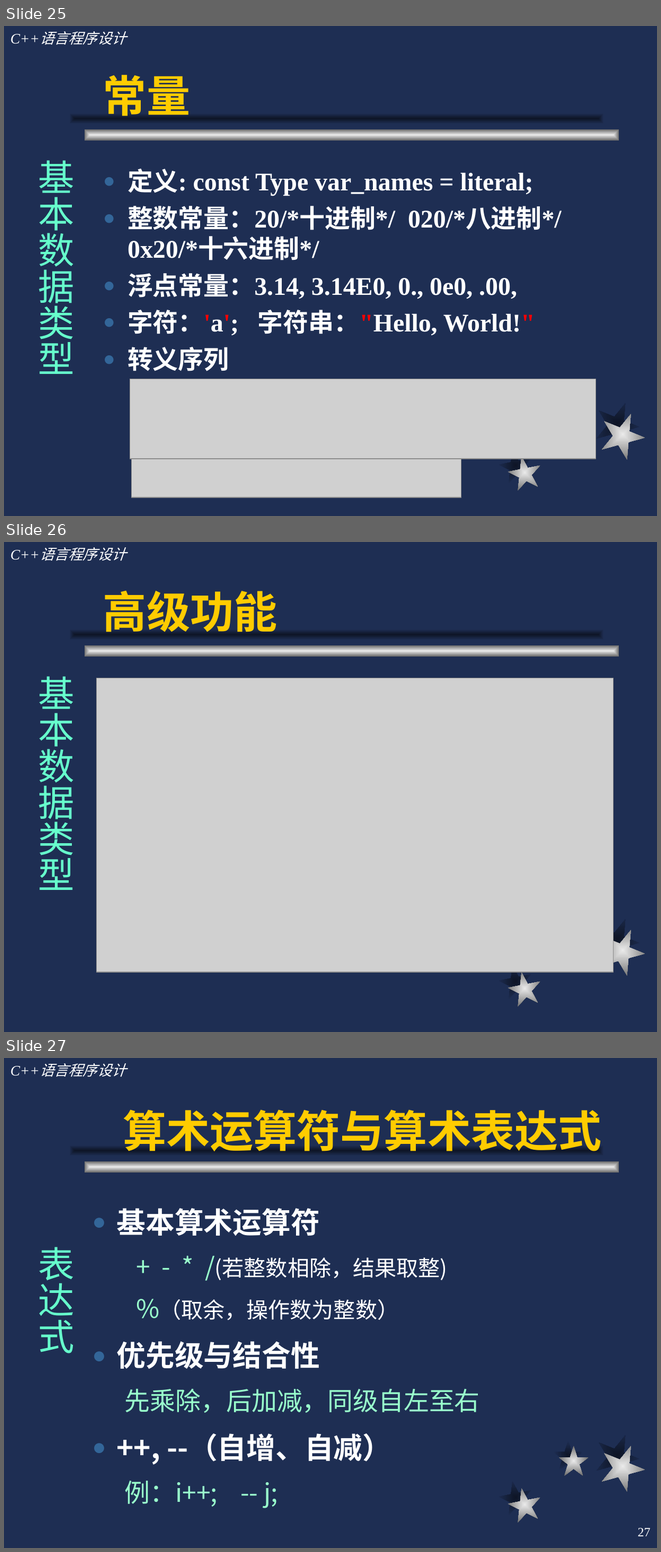
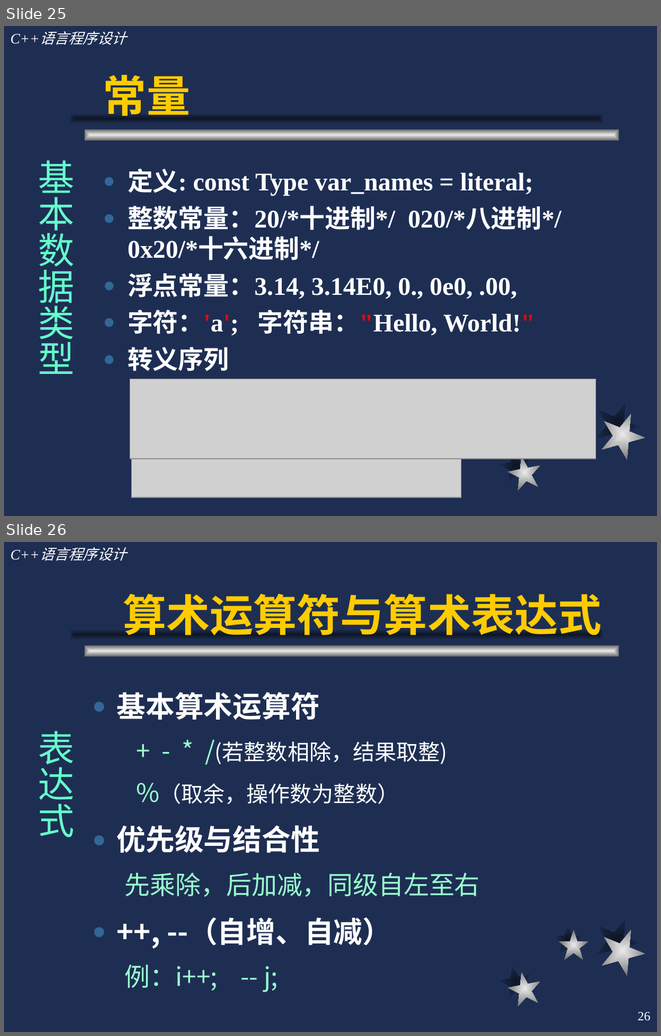
Before and after one commit to cugwhp/OOPCPP, a slide deck: 02.PPT/Ch2-C++语言概述/c++2.ppt. Shown one above the other, each under a label of ours: slides 25, 26 and 27 before the commit, slides 25 and 26 after it. The pictures are 661x1552 and 661x1036 pixels, drawn with LibreOffice and Linux fonts; fonts in the diff are those of the drawing; grey boxes stand for pictures. Boxes give left, top, right and bottom in pixels: in the first picture for what was removed or moved away, otherwise in the second. Text is boxed around its words. In the diff, an @@ line names an element or a change of style, - is before the commit and + after.

```diff
--- a/02.PPT/Ch2-C++语言概述/c++2.ppt
+++ b/02.PPT/Ch2-C++语言概述/c++2.ppt
@@ slide 26 removed at (x1=4, y1=542, x2=657, y2=1032), background #1E2E53; not listed: 7 template elements that a slide beside it also shows @@
@@ title removed at (x1=103, y1=591, x2=277, y2=632) @@
-高级功能
@@ text removed at (x1=38, y1=676, x2=74, y2=890) @@
-基本数据类型
@@ picture removed at (x1=97, y1=678, x2=614, y2=972) @@
@@ what was slide 27 is now slide 26 @@
@@ page number at (x1=638, y1=1012, x2=651, y2=1021): text changed @@
-Page 27
+Page 26
```
Also in this commit, not shown: 3 slides changed, 4 other files.
